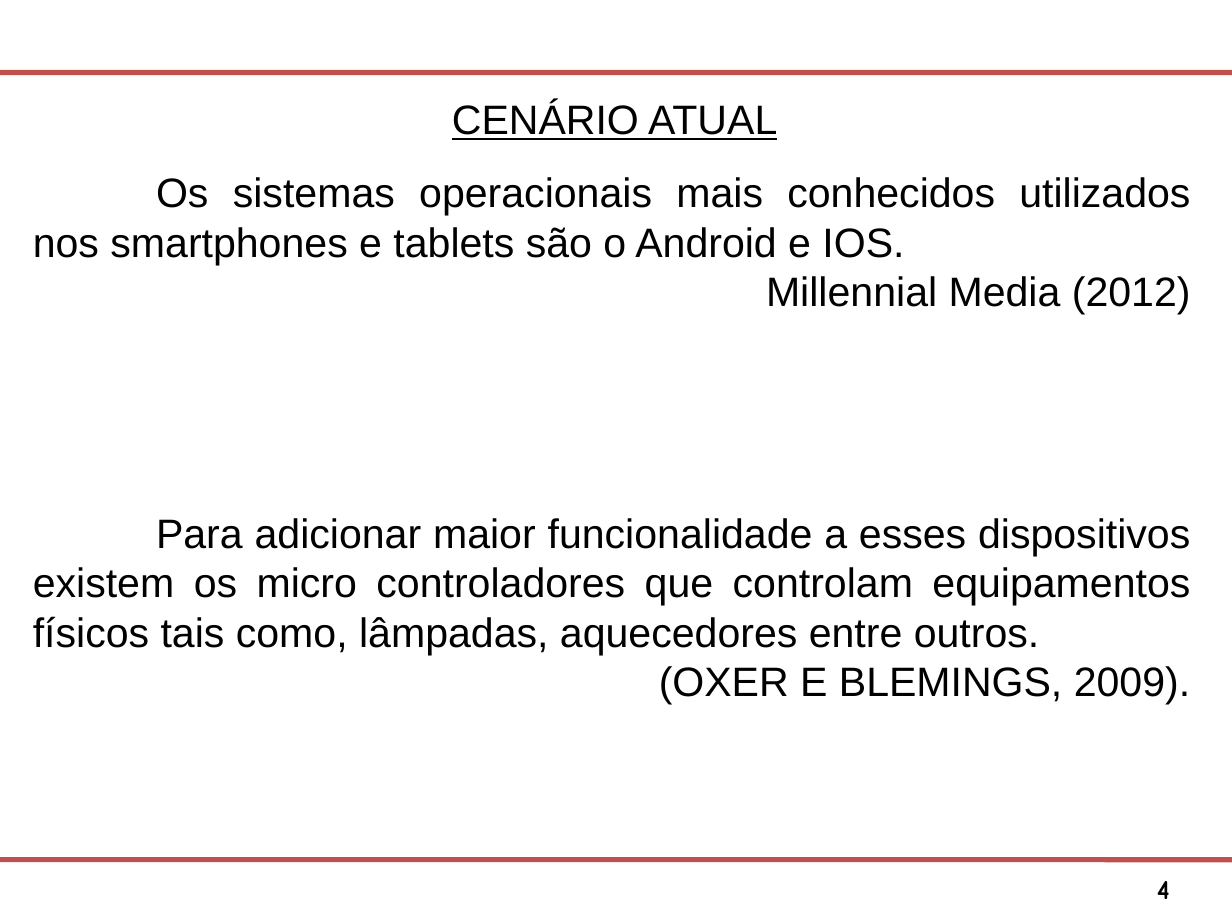
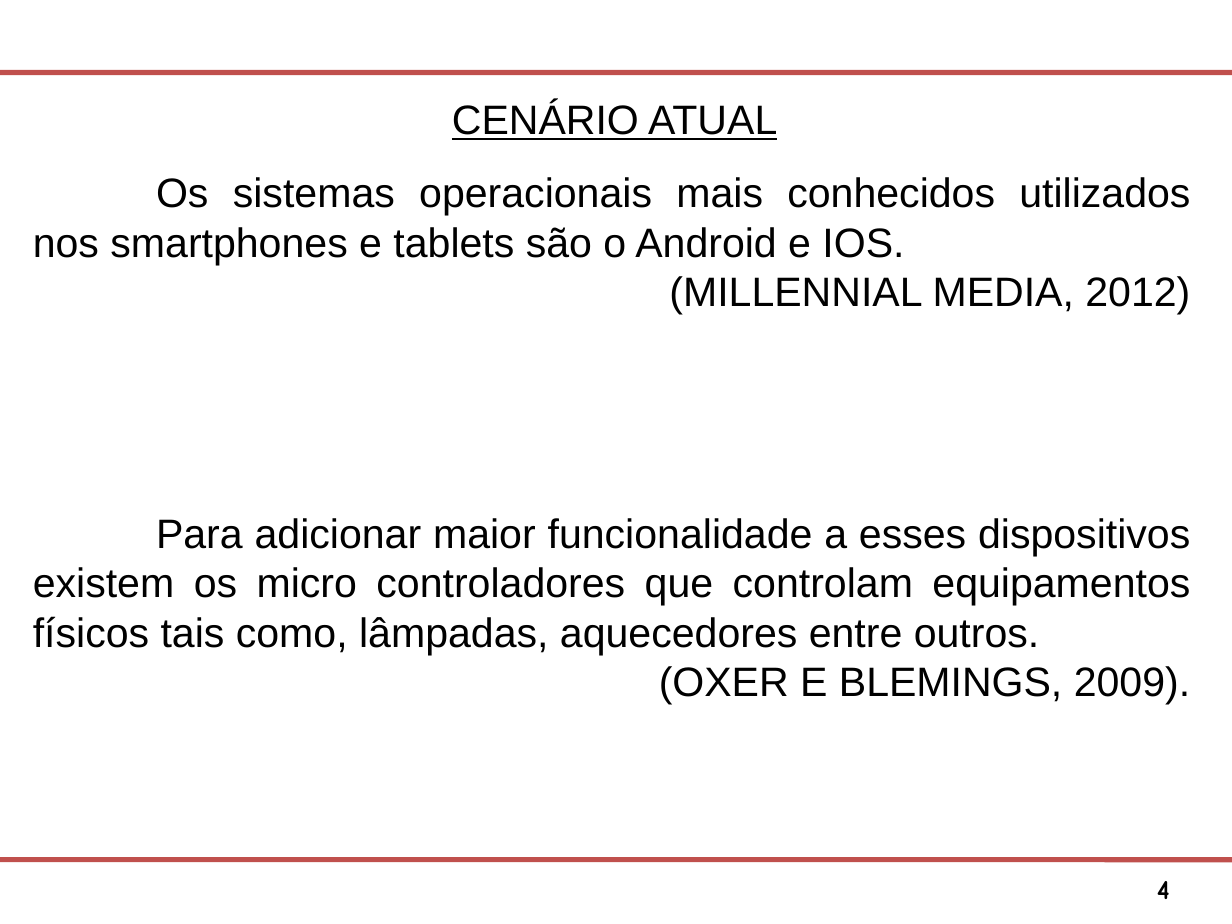
Before and after one commit to Osmar1503/TG, a slide deck: slide 4 of Modelo Apresentacao FATEC SJC.ppt. Drawn at 1232x924 pixels with LibreOffice and Linux fonts; fonts in the diff are those of the drawing; background and template pictures are left out. Boxes give left, top, right and bottom in pixels: in the first picture for what was removed or moved away, otherwise in the second. Text is boxed around its words. In the diff, an @@ line names an element or a change of style, - is before the commit and + after.

```diff
--- a/Modelo Apresentacao FATEC SJC.ppt
+++ b/Modelo Apresentacao FATEC SJC.ppt
@@ text at (669, 276, 1190, 314): text changed @@
-Millennial Media (2012)
+(MILLENNIAL MEDIA, 2012)
```
Also in this commit, not shown: 8 other slides changed, 1 slide added, 1 slide removed.
